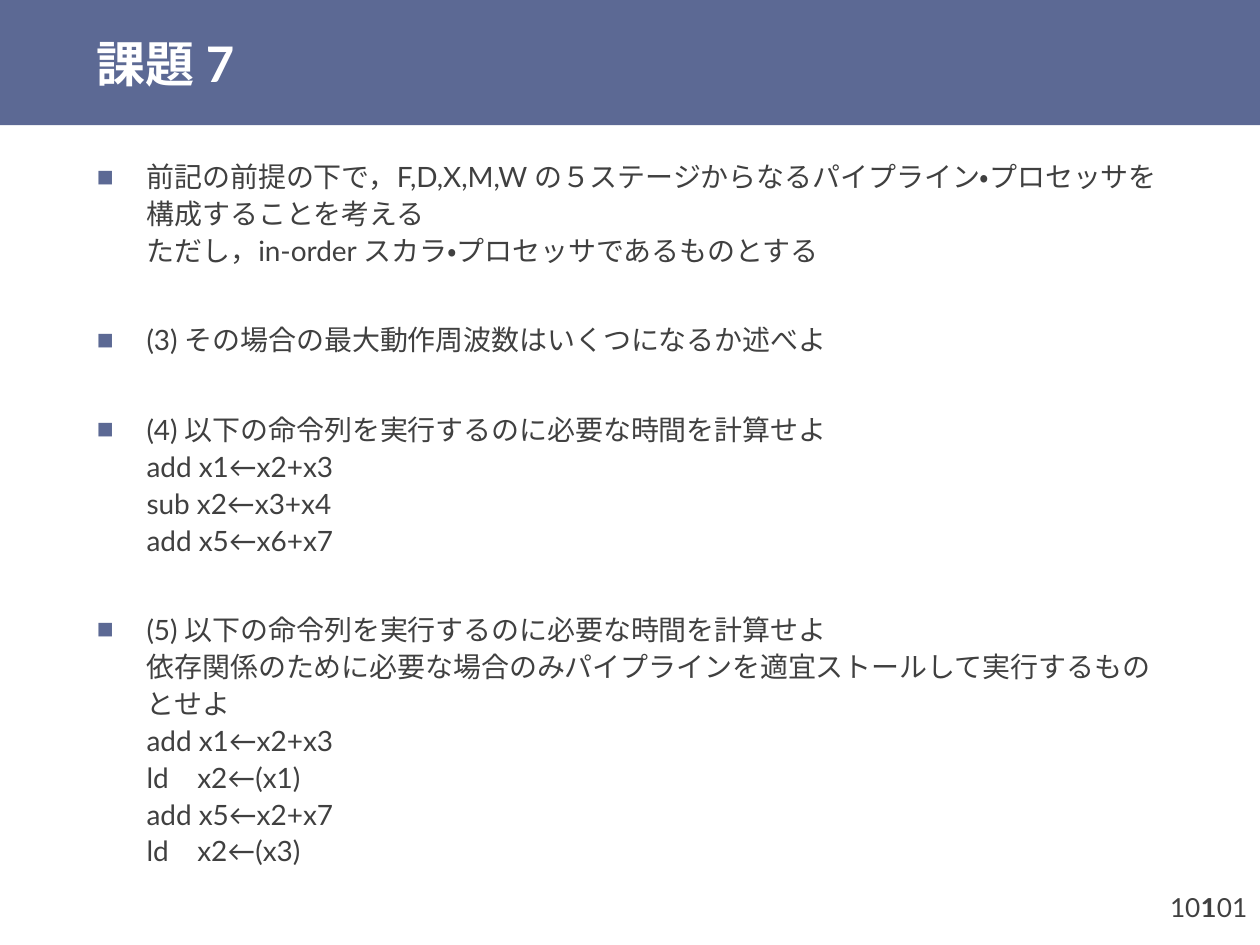
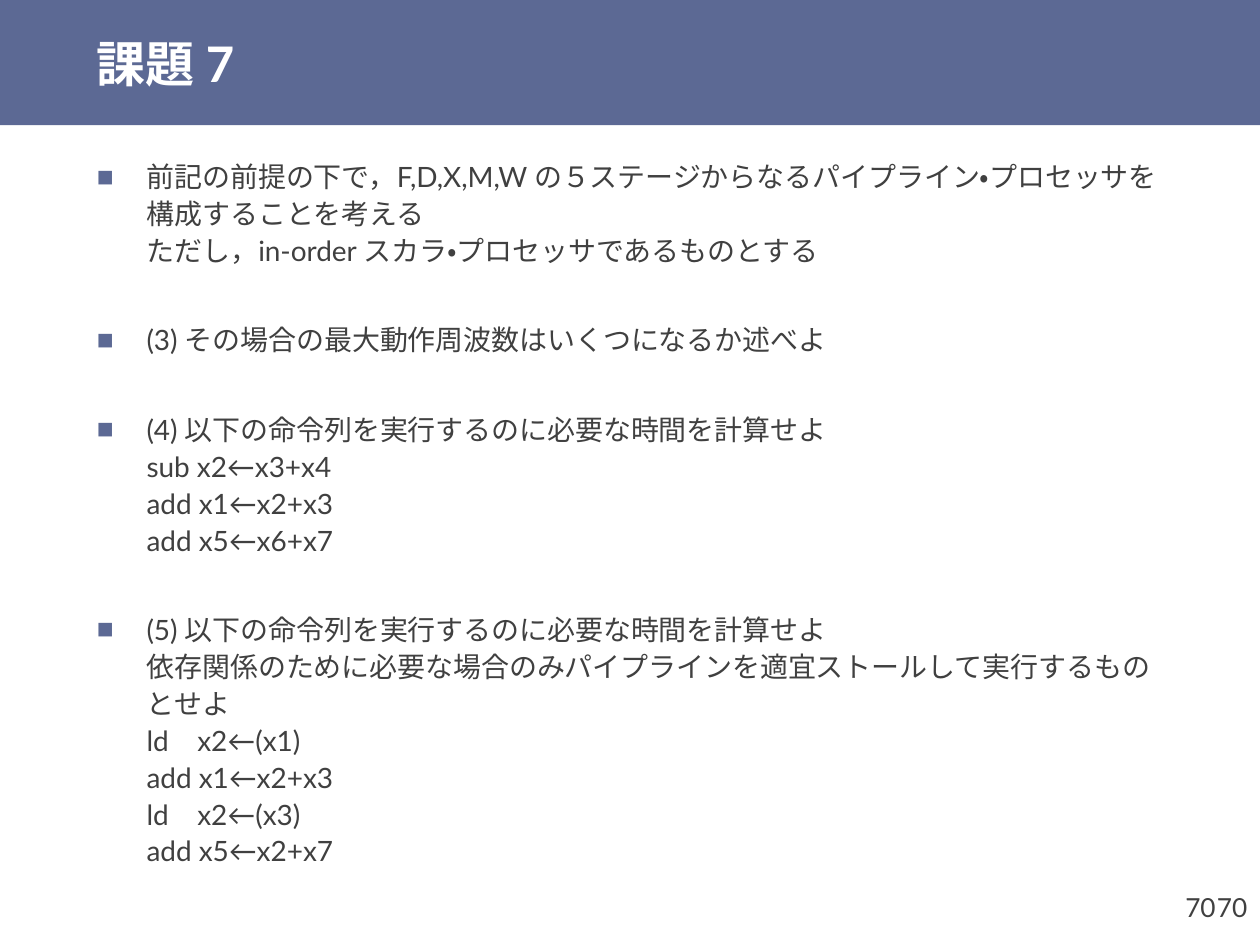
Before and after one commit to shioyadan/otya-computer-architecture-i, a slide deck: slide 70 of cai-shioya-07.pptx (slide 101 before the commit). Drawn at 1260x945 pixels with LibreOffice and Linux fonts; fonts in the diff are those of the drawing. Boxes give left, top, right and bottom in pixels: in the first picture for what was removed or moved away, otherwise in the second. Text is boxed around its words. In the diff, an @@ line names an element or a change of style, - is before the commit and + after.

```diff
--- a/cai-shioya-07.pptx
+++ b/cai-shioya-07.pptx
@@ text at <box>147,416,1150,861</box>: text changed @@
-■ (4) 以下の命令列を実行するのに必要な時間を計算せよ
-  add x1←x2+x3
-  sub x2←x3+x4
-  add x5←x6+x7
-■ (5) 以下の命令列を実行するのに必要な時間を計算せよ
-  依存関係のために必要な場合のみパイプラインを適宜ストールして実行するものとせよ
-  add x1←x2+x3
-  ld x2←(x1)
-  add x5←x2+x7
-  ld x2←(x3)
+■ (4) 以下の命令列を実行するのに必要な時間を計算せよ
+  sub x2←x3+x4
+  add x1←x2+x3
+  add x5←x6+x7
+■ (5) 以下の命令列を実行するのに必要な時間を計算せよ
+  依存関係のために必要な場合のみパイプラインを適宜ストールして実行するものとせよ
+  ld x2←(x1)
+  add x1←x2+x3
+  ld x2←(x3)
+  add x5←x2+x7
@@ page number at <box>1185,898,1215,917</box>: text changed @@
-101
+70
@@ page number at <box>1217,898,1247,917</box>: text changed @@
-101
+70
```
Also in this commit, not shown: 12 other slides changed, 22 slides added, 28 slides removed, 1 other file.
